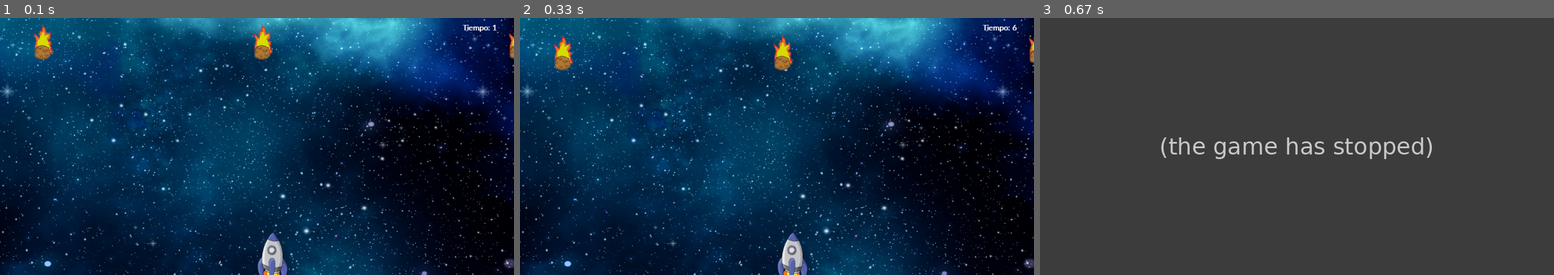
Above: before the commit, frames 1-3 (left to right).
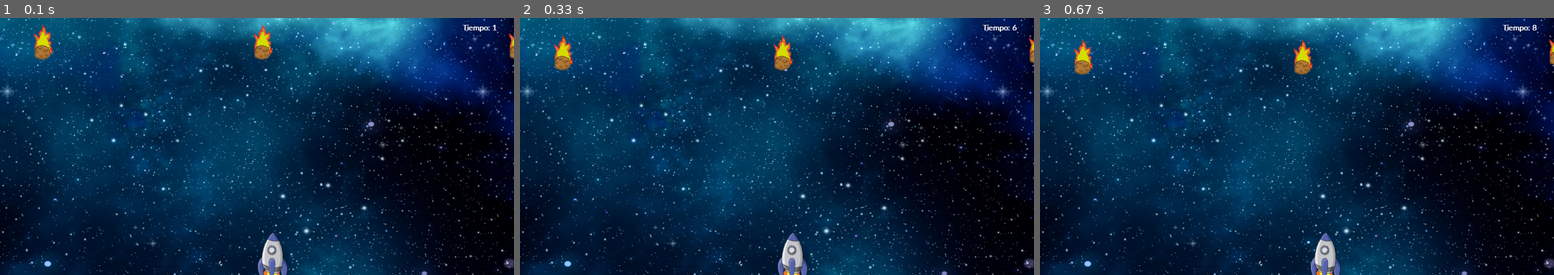
Above: after the commit, the same moments.

Repository: nicasop/IHM
Game: pygame game, started from pygameClasesDeber/deber2.py
Two runs of this game, one before a commit and one after it. Both use one fixed random seed, a clock stepped at 60 frames per second and the inputs below.
Inputs:
- Up to frame 1 (0.1 s): no input
- Up to frame 2 (0.33 s): no input
- Up to frame 3 (0.67 s): hold Q from 0.33 s (still down); hold Right from 0.33 s (still down)

Frames 1-2 are identical in both runs. In frame 3, 100% of the frame differs, in the area x 0-100%, y 0-100%.
Before the commit the program exited at 0.4 s; later frames show no game.

Commit message:
practica3 finalizada

Diff:
--- a/pygameClasesDeber/deber2.py
+++ b/pygameClasesDeber/deber2.py
@@ -96,17 +96,6 @@
         # Setea la nave
         self.nave = Nave(self)
         self.meteoros = [Meteoro(self) for _ in range(0, INITIAL_NUMBER_OF_METEORS)]
-        # Sonidos
-        self.fondo = pygame.mixer.Sound("guitarra.wav") #Sonido de Fondo
-        # movimiento_nave = pygame.mixer.Sound("guitarra.wav") #sonido de la nave
-        self.choque_nave = pygame.mixer.Sound("ouch.wav") #sonido de la choque
-
-        # volumen
-        self.fondo.set_volume(1)
-
-        #bucle
-        self.fondo.play(-1)
-
 
     def _pause(self):
         paused = True
@@ -142,14 +131,17 @@
     def control_colision(self):
         for meteoro in self.meteoros:
             if self.nave.rectangulo().colliderect(meteoro.rectangulo()):
-                self.choque_nave.play(0)
                 return True
         return False
 
     def play(self):
         is_running = True
         contador_c = 0
-        while is_running:
+        fin = True
+        colision = False
+        ganador = False
+
+        while is_running and not colision and not ganador:
             contador_c = contador_c + 1
             for event in pygame.event.get():
                 if event.type == pygame.QUIT:
@@ -169,32 +161,45 @@
                         self._pause()
 
 
-            if self.control_colision():
+            colision = self.control_colision()
+            ganador = True if contador_c >= MAX_NUMBER_CYCLES else False
+
+            self.display_surface.blit(self.fond,(0,0))
+            for meteoro in self.meteoros:
+                meteoro.dibuja()
+            # Dibuja la nave
+            self.nave.dibuja()
+            for meteoro in self.meteoros:
+                meteoro.mover_down()
+            self.desplegar_tiempo(contador_c)
+
+            if contador_c % NEW_METEOR_CYCLE_INTERVAL == 0:
+                self.meteoros.append(Meteoro(self))
+
+            # define la velocidad de fotogramas
+            self.clock.tick(FRAME_REFRESH_RATE)
+            pygame.display.update()
+
+        while fin:
+            for event in pygame.event.get():
+                if event.type == pygame.QUIT:
+                    fin = False
+                elif event.type == pygame.KEYDOWN:
+                    if event.key == pygame.K_q:
+                        fin = False
+
+            if colision:
                 self.display_surface.fill(BLACK)
                 self.desplegar_mensage('Perdiste, Intenta Nuevamente')
                 self.desplegar_Creditos('ELABORADO POR: Anthony Grijalva - Sebastian Sandoval - Alexis Villavicencio')
-                self.choque_nave.stop()
-                self.fondo.stop()
-            elif contador_c >= MAX_NUMBER_CYCLES:
+            elif ganador:
                 self.display_surface.fill(BLACK)
                 self.desplegar_mensage('Ganaste Felicitaciones')
                 self.desplegar_Creditos('ELABORADO POR: Anthony Grijalva - Sebastian Sandoval - Alexis Villavicencio')
-            else:
-                self.display_surface.blit(self.fond,(0,0))
-                for meteoro in self.meteoros:
-                    meteoro.dibuja()
-                # Dibuja la nave
-                self.nave.dibuja()
-                for meteoro in self.meteoros:
-                    meteoro.mover_down()
-                self.desplegar_tiempo(contador_c)
-
-                if contador_c % NEW_METEOR_CYCLE_INTERVAL == 0:
-                    self.meteoros.append(Meteoro(self))
-
-                # define la velocidad de fotogramas
-                self.clock.tick(FRAME_REFRESH_RATE)
+
+            self.clock.tick(FRAME_REFRESH_RATE)
             pygame.display.update()
+
         pygame.quit()
 
 def main():
--- /dev/null
+++ b/pygameSonidoPractica3/practica3.py
@@ -0,0 +1,235 @@
+"""
+Elaborado por
+    Anthony Grijalva
+    Sebastian Sandoval
+    Alexis Villavicencio
+"""
+
+import pygame
+import random
+
+FRAME_REFRESH_RATE = 20
+DISPLAY_WIDTH = 1200
+DISPLAY_HEIGHT = 600
+
+BACKGROUND = (255, 255, 255)
+STARSHIP_SPEED = 30
+INITIAL_NUMBER_OF_METEORS = 3
+INITIAL_METEOR_Y_LOCATION = 10
+MAX_METEOR_SPEED = 5
+
+MAX_NUMBER_CYCLES = 500
+NEW_METEOR_CYCLE_INTERVAL = 60
+
+BLUE = (0, 0, 0)
+WHITE = (255, 255, 255)
+BLACK = (0, 0, 0)
+
+class JuegoObject:
+    def lee_imagen(self, filename):
+        self.image = pygame.image.load(filename).convert_alpha()
+        self.width = self.image.get_width()
+        self.height = self.image.get_height()
+
+    def rectangulo(self):
+        return pygame.Rect(self.x, self.y, self.image.get_width(), self.image.get_height())
+
+    def dibuja(self):
+        self.juego.display_surface.blit(self.image, (self.x, self.y))
+
+class Nave(JuegoObject):
+    def __init__(self, juego):
+        self.juego = juego
+        self.x = DISPLAY_WIDTH / 2
+        self.y = DISPLAY_HEIGHT - 100
+        self.lee_imagen("nave.png")
+
+    def mover_derecha(self):
+        self.x = self.x + STARSHIP_SPEED
+        if self.x + self.width > DISPLAY_WIDTH:
+            self.x = DISPLAY_WIDTH - self.width
+
+    def mover_izquierda(self):
+        self.x = self.x - STARSHIP_SPEED
+        if self.x < 0:
+            self.x = 0
+
+    def mover_arriba(self):
+        self.y = self.y - STARSHIP_SPEED
+        if self.y < 0:
+            self.y = 0
+
+    def mover_abajo(self):
+        self.y = self.y + STARSHIP_SPEED
+        if self.y + self.height > DISPLAY_HEIGHT:
+            self.y = DISPLAY_HEIGHT - self.width
+
+    def __str__(self):
+        return 'Nave(' + str(self.x) + ',' + str(self.y) + ')'
+
+class Meteoro(JuegoObject):
+    def __init__(self, juego):
+        self.juego = juego
+        self.x = random.randint(0, DISPLAY_WIDTH)
+        self.y = INITIAL_METEOR_Y_LOCATION
+        self.speed = random.randint(1, MAX_METEOR_SPEED)
+        self.lee_imagen("meteor.png")
+
+    def mover_down(self):
+        self.y = self.y + self.speed
+        if self.y > DISPLAY_HEIGHT:
+            self.y = 5
+
+    def __str__(self):
+        return 'Meteoro(' + str(self.x) + ',' + str(self.y) + ')'
+
+class Juego:
+    def __init__(self):
+        print("Inicializando Pygame")
+        pygame.init()
+        self.display_surface = pygame.display.set_mode((DISPLAY_WIDTH, DISPLAY_HEIGHT))
+        pygame.display.set_caption("Meteoritos y espacial")
+        self.fond = pygame.image.load("fondo.jpg").convert()
+        self.fond = pygame.transform.scale(self.fond,(DISPLAY_WIDTH,DISPLAY_HEIGHT))
+        self.display_surface.blit(self.fond,(0,0))
+        self.clock = pygame.time.Clock()
+        # Setea la nave
+        self.nave = Nave(self)
+        self.meteoros = [Meteoro(self) for _ in range(0, INITIAL_NUMBER_OF_METEORS)]
+        # Sonidos
+        self.fondo = pygame.mixer.Sound("fondo.wav") #Sonido de Fondo
+        self.choque_nave = pygame.mixer.Sound("choque.mp3") #sonido de la choque
+        self.ganador = pygame.mixer.Sound("victoria.mp3")
+        self.perdedor = pygame.mixer.Sound("perder.mp3")
+
+        # volumen
+        self.fondo.set_volume(1)
+        self.ganador.set_volume(1)
+        self.perdedor.set_volume(1)
+
+        #bucle
+        self.fondo.play(-1)
+
+
+    def _pause(self):
+        paused = True
+        while paused:
+            for event in pygame.event.get():
+                if event.type == pygame.KEYDOWN:
+                    if event.key == pygame.K_p:
+                        paused = False
+                        break
+
+    def desplegar_mensage(self, mensaje):
+        texto_font = pygame.font.Font("freesansbold.ttf", 48)
+        texto_surface = texto_font.render(mensaje, True, (125, 125, 125))
+        texto_rectangle = texto_surface.get_rect()
+        texto_rectangle.center = (DISPLAY_WIDTH / 2, DISPLAY_HEIGHT / 2)
+        self.display_surface.blit(texto_surface, texto_rectangle)
+
+    def desplegar_tiempo(self,cont):
+        texto_font = pygame.font.SysFont("candara", 20)
+        texto_font.set_bold(True)
+        texto_surface = texto_font.render('Tiempo: '+str(cont), True, (255, 255, 255))
+        texto_rectangle = texto_surface.get_rect()
+        texto_rectangle.center = (DISPLAY_WIDTH-texto_rectangle.width,texto_rectangle.height)
+        self.display_surface.blit(texto_surface, texto_rectangle)
+
+    def desplegar_Creditos(self,mensaje):
+        texto_font = pygame.font.SysFont("candara", 20)
+        texto_surface = texto_font.render(mensaje, True, (255, 255, 255))
+        texto_rectangle = texto_surface.get_rect()
+        texto_rectangle.center = (texto_rectangle.width,DISPLAY_HEIGHT-texto_rectangle.height)
+        self.display_surface.blit(texto_surface, texto_rectangle)
+
+    def control_colision(self):
+        for meteoro in self.meteoros:
+            if self.nave.rectangulo().colliderect(meteoro.rectangulo()):
+                self.choque_nave.play(0)
+                return True
+        return False
+
+    def play(self):
+        is_running = True
+        contador_c = 0
+        fin = True
+        colision = False
+        ganador = False
+
+        while is_running and not colision and not ganador:
+            contador_c = contador_c + 1
+            for event in pygame.event.get():
+                if event.type == pygame.QUIT:
+                    is_running = False
+                elif event.type == pygame.KEYDOWN:
+                    if event.key == pygame.K_RIGHT:
+                        self.nave.mover_derecha()
+                    elif event.key == pygame.K_LEFT:
+                        self.nave.mover_izquierda()
+                    elif event.key == pygame.K_UP:
+                        self.nave.mover_arriba()
+                    elif event.key == pygame.K_DOWN:
+                        self.nave.mover_abajo()
+                    elif event.key == pygame.K_q:
+                        is_running = False
+                    elif event.key == pygame.K_p:
+                        self._pause()
+
+
+            colision = self.control_colision()
+            ganador = True if contador_c >= MAX_NUMBER_CYCLES else False
+
+            self.display_surface.blit(self.fond,(0,0))
+            for meteoro in self.meteoros:
+                meteoro.dibuja()
+            # Dibuja la nave
+            self.nave.dibuja()
+            for meteoro in self.meteoros:
+                meteoro.mover_down()
+            self.desplegar_tiempo(contador_c)
+
+            if contador_c % NEW_METEOR_CYCLE_INTERVAL == 0:
+                self.meteoros.append(Meteoro(self))
+
+            # define la velocidad de fotogramas
+            self.clock.tick(FRAME_REFRESH_RATE)
+            pygame.display.update()
+
+        self.fondo.stop()
+        if colision:
+            self.perdedor.play(-1)
+        elif ganador:
+            self.ganador.play(-1)
+
+        while fin:
+            for event in pygame.event.get():
+                if event.type == pygame.QUIT:
+                    fin = False
+                elif event.type == pygame.KEYDOWN:
+                    if event.key == pygame.K_q:
+                        fin = False
+
+            if colision:
+                self.display_surface.fill(BLACK)
+                self.desplegar_mensage('Perdiste, Intenta Nuevamente')
+                self.desplegar_Creditos('ELABORADO POR: Anthony Grijalva - Sebastian Sandoval - Alexis Villavicencio')
+            elif ganador:
+                self.display_surface.fill(BLACK)
+                self.desplegar_mensage('Ganaste Felicitaciones')
+                self.desplegar_Creditos('ELABORADO POR: Anthony Grijalva - Sebastian Sandoval - Alexis Villavicencio')
+
+            self.clock.tick(FRAME_REFRESH_RATE)
+            pygame.display.update()
+
+        pygame.quit()
+
+def main():
+    print("Iniciando juego")
+    print('Elaborado por:')
+    print('Anthony Grijalva\nSebastian Sandoval\nAlexis Villavicencio')
+    juego = Juego()
+    juego.play()
+    print("Juego Terminado")
+
+if __name__ == '__main__':
+    main()
Binary file added: pygameSonidoPractica3/fondo.jpg
Binary file added: pygameSonidoPractica3/meteor.png
Binary file added: pygameSonidoPractica3/nave.png
Not shown, removed: pygameClasesDeber/guitarra.wav
Not shown, removed: pygameClasesDeber/ouch.wav
Not shown, added: pygameSonidoPractica3/choque.mp3
Not shown, added: pygameSonidoPractica3/fondo.wav
Not shown, added: pygameSonidoPractica3/perder.mp3
Not shown, added: pygameSonidoPractica3/victoria.mp3
